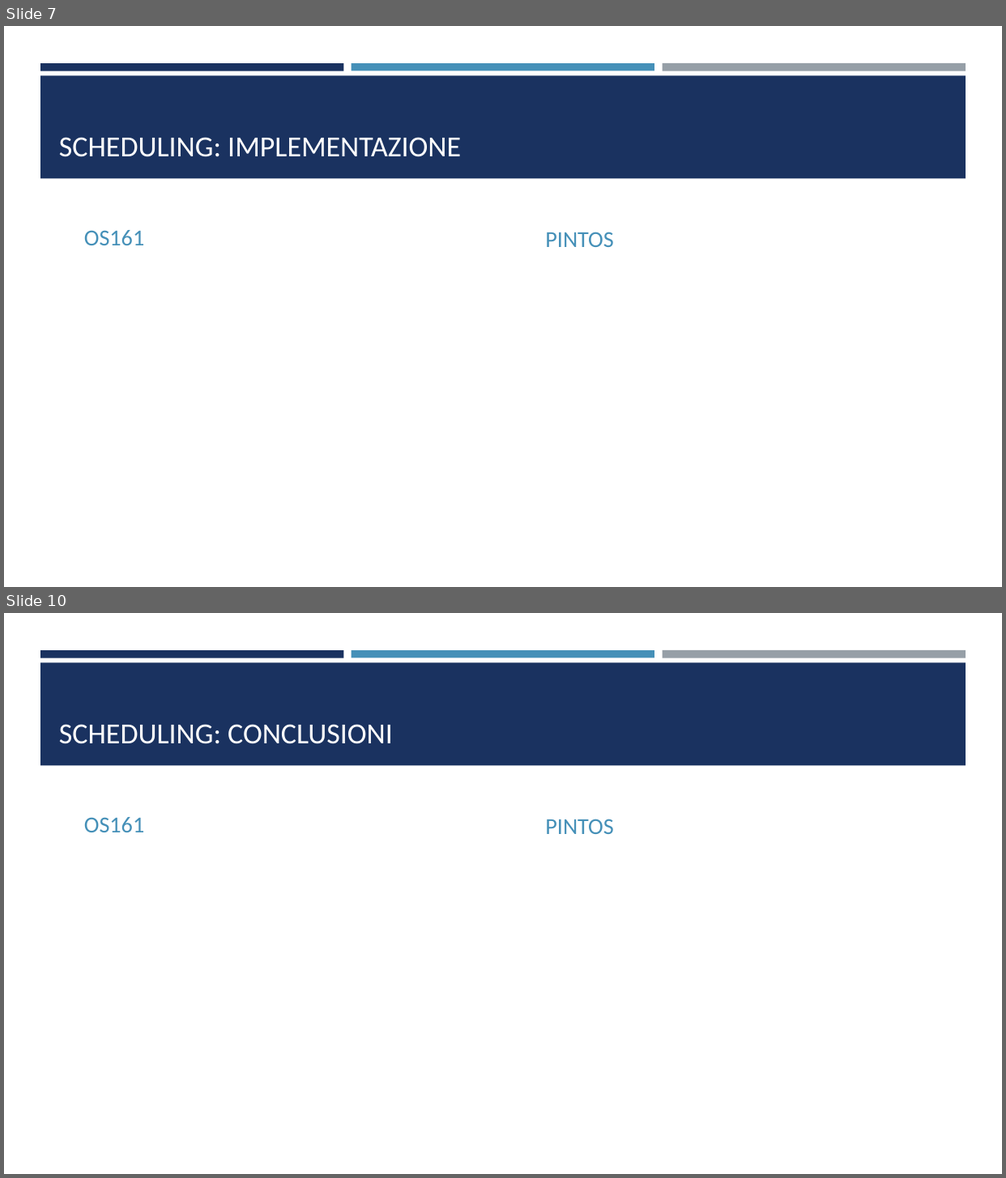
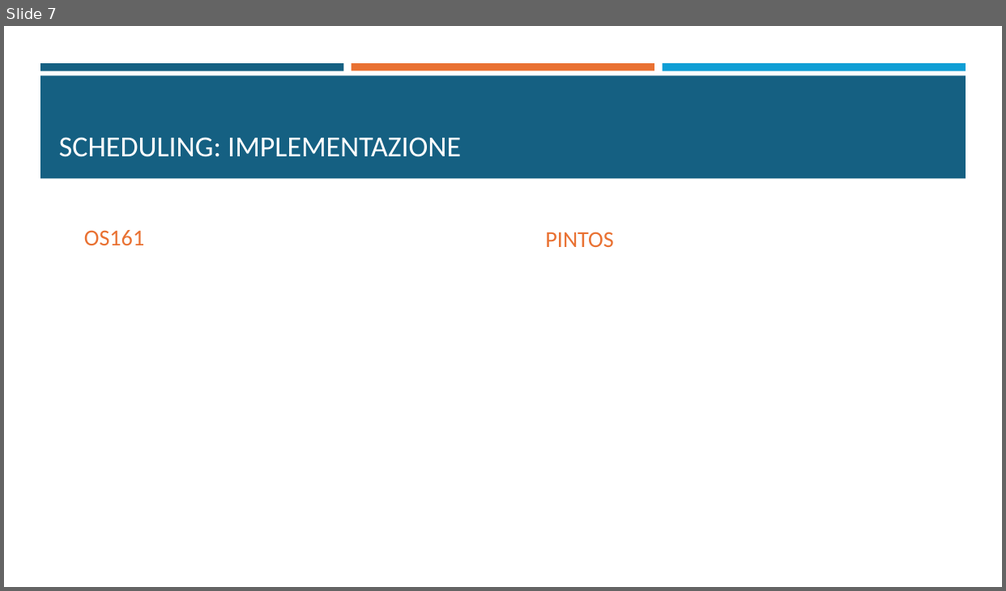
Before and after one commit to fraancyM/PintOS, a slide deck: Progetto_SO.pptx. Shown one above the other, each under a label of ours: slides 7 and 10 before the commit, slide 7 after it; the slides between them are not shown. The pictures are 1006x1178 and 1006x591 pixels, drawn with LibreOffice and Linux fonts; fonts in the diff are those of the drawing. Boxes give left, top, right and bottom in pixels: in the first picture for what was removed or moved away, otherwise in the second. Text is boxed around its words. In the diff, an @@ line names an element or a change of style, - is before the commit and + after.

```diff
--- a/Progetto_SO.pptx
+++ b/Progetto_SO.pptx
@@ slide 10 removed at box(4, 613, 1002, 1174), background #FFFFFF; not listed: 4 template elements that a slide beside it also shows @@
@@ title removed at box(59, 724, 393, 744) @@
-SCHEDULING: CONCLUSIONI
@@ text removed at box(84, 817, 144, 833) @@
-OS161
@@ text removed at box(545, 819, 613, 834) @@
-PINTOS
@@ slide 7 changed as well @@
@@ rectangle at box(40, 63, 344, 71): fill #1A3260 to #156082 @@
@@ rectangle at box(351, 63, 654, 71): fill #4590B8 to #E97132 @@
@@ rectangle at box(662, 63, 965, 71): fill #969FA7 to #0F9ED5 @@
@@ rectangle at box(40, 75, 966, 179): fill #1A3260 to #156082 @@
@@ text "OS161" at box(84, 230, 144, 246): text colour #4590B8 to #E97132 @@
@@ text "PINTOS" at box(545, 232, 613, 247): text colour #4590B8 to #E97132 @@
```
Also in this commit, not shown: 6 other slides changed, 2 slides added, 9 other slides removed.
